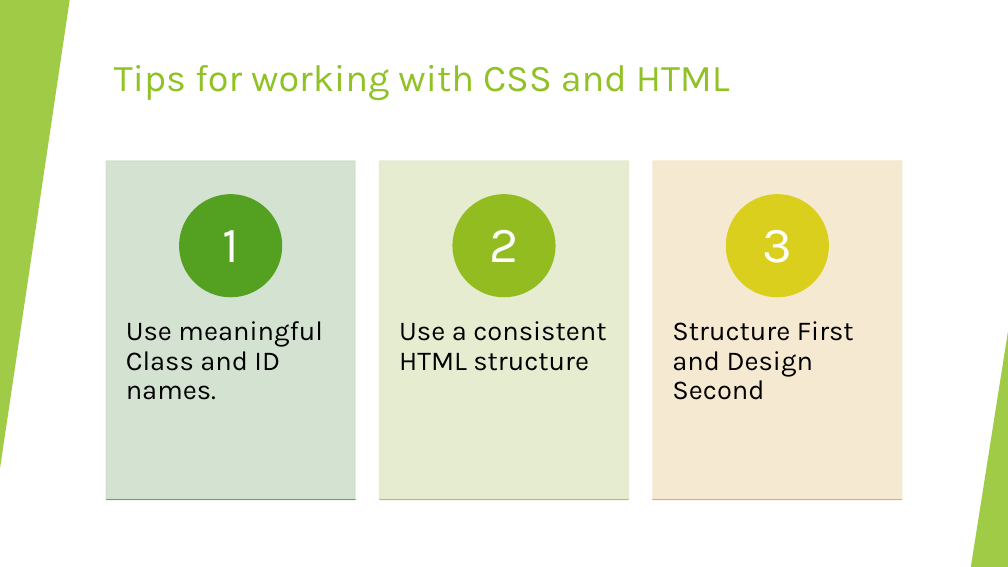
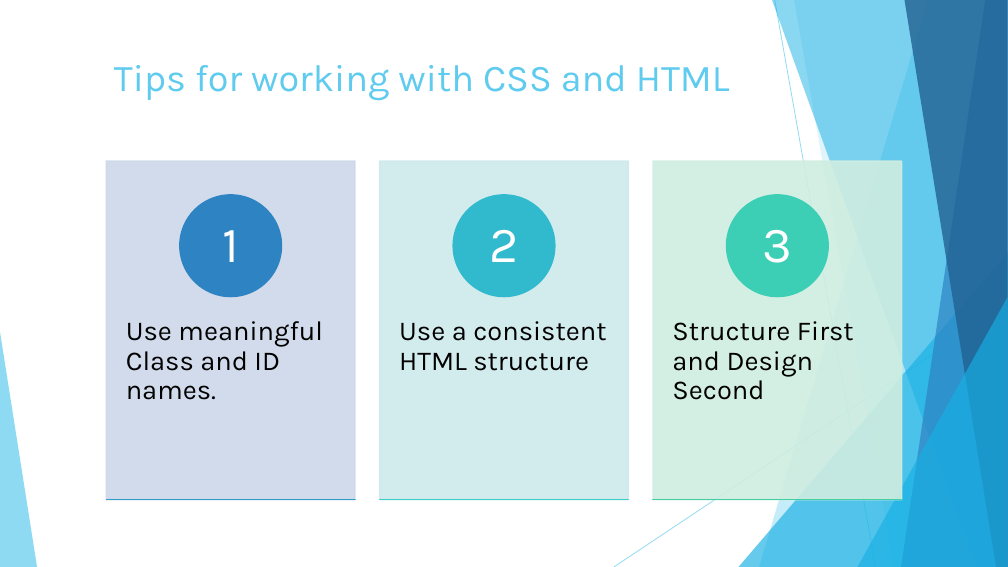
Before and after one commit to anumsh/Introduction-To-CSS, a slide deck: slide 13 of Introduction-to-CSS.pptx. Drawn at 1008x567 pixels with LibreOffice and Linux fonts; fonts in the diff are those of the drawing. Boxes give left, top, right and bottom in pixels: in the first picture for what was removed or moved away, otherwise in the second. Text is boxed around its words. In the diff, an @@ line names an element or a change of style, - is before the commit and + after.

```diff
--- a/Introduction-to-CSS.pptx
+++ b/Introduction-to-CSS.pptx
@@ rectangle removed at [0, 0, 1008, 567] @@
@@ triangle removed at [0, 0, 70, 469] @@
@@ freeform shape at [759, 0, 1008, 567]: fill #90C226 at 30% opacity to #5FCBEF at 36% opacity @@
@@ freeform shape at [772, 0, 1008, 567]: fill #3F7819 at 70% opacity to #17B0E4 at 50% opacity @@
@@ line (775, 0) - (876, 567): stroke #BFBFBF 0.75 pt to #5FCBEF 0.75 pt @@
@@ freeform shape at [794, 0, 1008, 567]: fill #90C226 at 20% opacity to #5FCBEF at 20% opacity @@
@@ freeform shape at [901, 0, 1008, 567]: fill #C0E474 at 70% opacity to #2E83C3 at 70% opacity @@
@@ freeform shape at [904, 0, 1008, 567]: fill #90C226 at 65% opacity to #226292 at 80% opacity @@
@@ title "Tips for working with CSS ..." at [114, 65, 730, 101]: text colour #90C226 to #5FCBEF @@
@@ rectangle at [107, 161, 355, 500]: fill #D1DFCD at 90% opacity to #CDD9E9 at 90% opacity; outline #D1DFCD 1.5 pt to #CDD9E9 1.5 pt @@
@@ rectangle at [380, 161, 628, 500]: fill #E5ECCB at 90% opacity to #CEE9EC at 90% opacity; outline #E5ECCB 1.5 pt to #CEE9EC 1.5 pt @@
@@ rectangle at [653, 161, 902, 500]: fill #F5E7CD at 90% opacity to #CFEEE0 at 90% opacity; outline #F5E7CD 1.5 pt to #CFEEE0 1.5 pt @@
@@ ellipse at [180, 195, 281, 296]: fill #54A021 to #2E83C3; outline #54A021 1.5 pt to #2E83C3 1.5 pt @@
@@ ellipse at [454, 195, 555, 296]: fill #92BC1F to #31B9CD; outline #92BC1F 1.5 pt to #31B9CD 1.5 pt @@
@@ ellipse at [727, 195, 828, 296]: fill #DACF1C to #3CCFB6; outline #DACF1C 1.5 pt to #3CCFB6 1.5 pt @@
@@ triangle at [739, 252, 1008, 567]: fill #54A021 at 72% opacity to #17B0E4 at 66% opacity @@
@@ triangle at [858, 297, 1008, 567]: fill #90C226 at 80% opacity to #17B0E4 at 66% opacity @@
@@ line (1008, 305) - (614, 567): stroke #D9D9D9 0.75 pt to #5FCBEF 0.75 pt @@
@@ triangle at [0, 332, 37, 567]: fill #90C226 at 85% opacity to #5FCBEF at 70% opacity @@
@@ triangle removed at [971, 332, 1008, 567] @@
@@ rectangle at [107, 500, 355, 500]: fill #71AE20 to #309DC8; outline #71AE20 1.5 pt to #309DC8 1.5 pt @@
@@ rectangle at [380, 500, 628, 500]: fill #B9CB1E to #37CECB; outline #B9CB1E 1.5 pt to #37CECB 1.5 pt @@
@@ rectangle at [653, 500, 902, 500]: fill #E6B91E to #42D0A2; outline #E6B91E 1.5 pt to #42D0A2 1.5 pt @@
```
Also in this commit, not shown: 39 other slides changed, 5 slides added, 1 other file.
